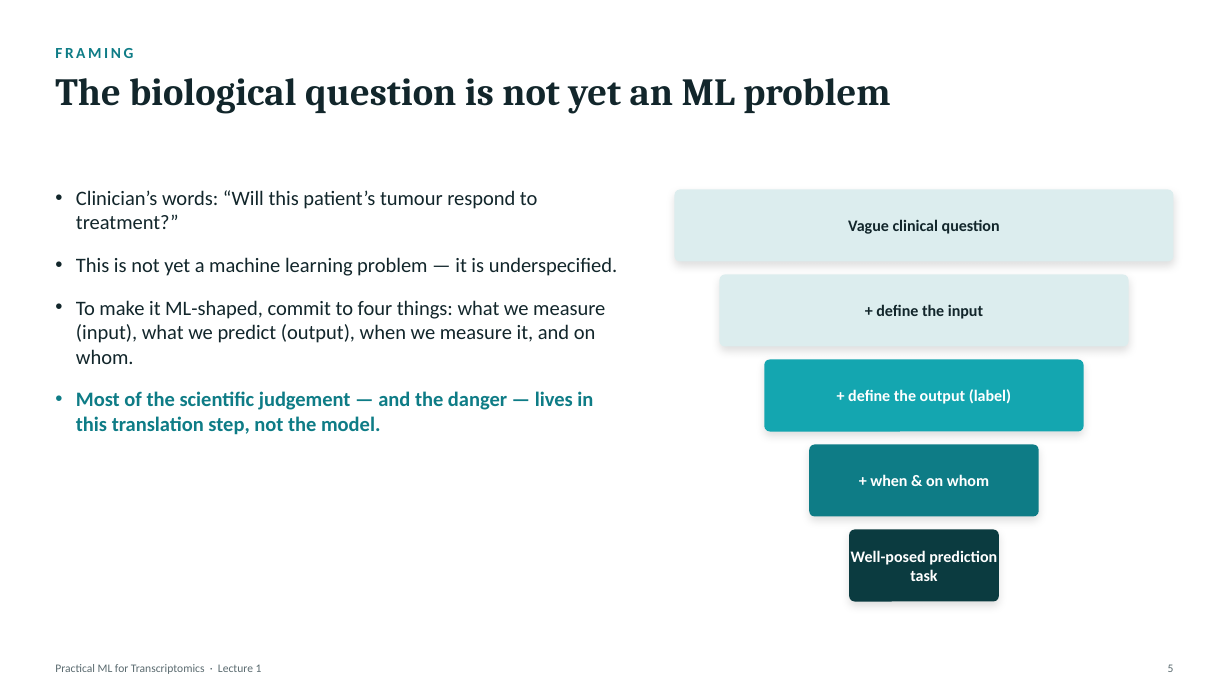
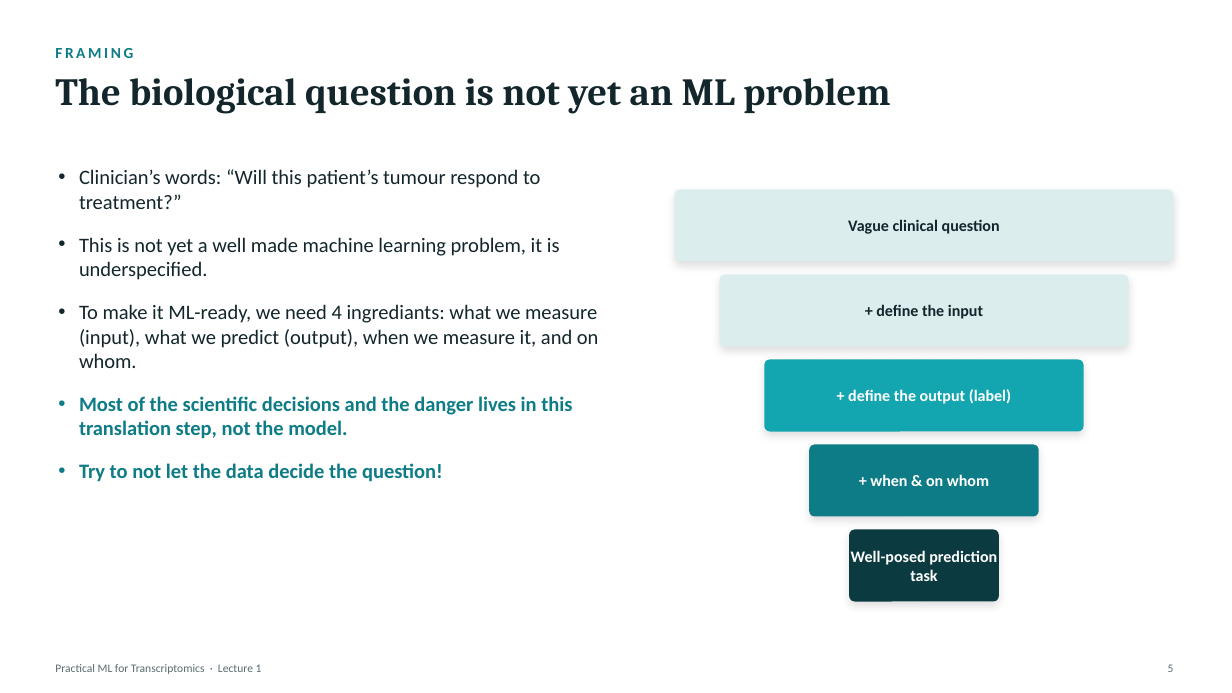
Before and after one commit to zhanyinx/ml26, a slide deck: slide 5 of lessons/lesson01_biological_question/theory/slides/Lecture1 - From Biological Question to ML Problem.pptx. Drawn at 1232x693 pixels with LibreOffice and Linux fonts; fonts in the diff are those of the drawing. Boxes give left, top, right and bottom in pixels: in the first picture for what was removed or moved away, otherwise in the second. Text is boxed around its words. In the diff, an @@ line names an element or a change of style, - is before the commit and + after.

```diff
--- a/lessons/lesson01_biological_question/theory/slides/Lecture1 - From Biological Question to ML Problem.pptx
+++ b/lessons/lesson01_biological_question/theory/slides/Lecture1 - From Biological Question to ML Problem.pptx
@@ text "Clinician’s words: “Will this patient’s ...": place and size @@
-text "Clinician’s words: “Will this patient’s ..." at (76,190,617,435)
+text "Clinician’s words: “Will this patient’s ..." at (79,169,599,482)
@@ text at (79,237,599,482): text changed @@
-• This is not yet a machine learning problem — it is underspecified.
-• To make it ML-shaped, commit to four things: what we measure (input), what we predict (output), when we measure it, and on whom.
-• Most of the scientific judgement — and the danger — lives in this translation step, not the model.
+• This is not yet a well made machine learning problem, it is underspecified.
+• To make it ML-ready, we need 4 ingrediants: what we measure (input), what we predict (output), when we measure it, and on whom.
+• Most of the scientific decisions and the danger lives in this translation step, not the model.
+• Try to not let the data decide the question!
```
Also in this commit, not shown: 16 other slides changed, 1 slide removed.
